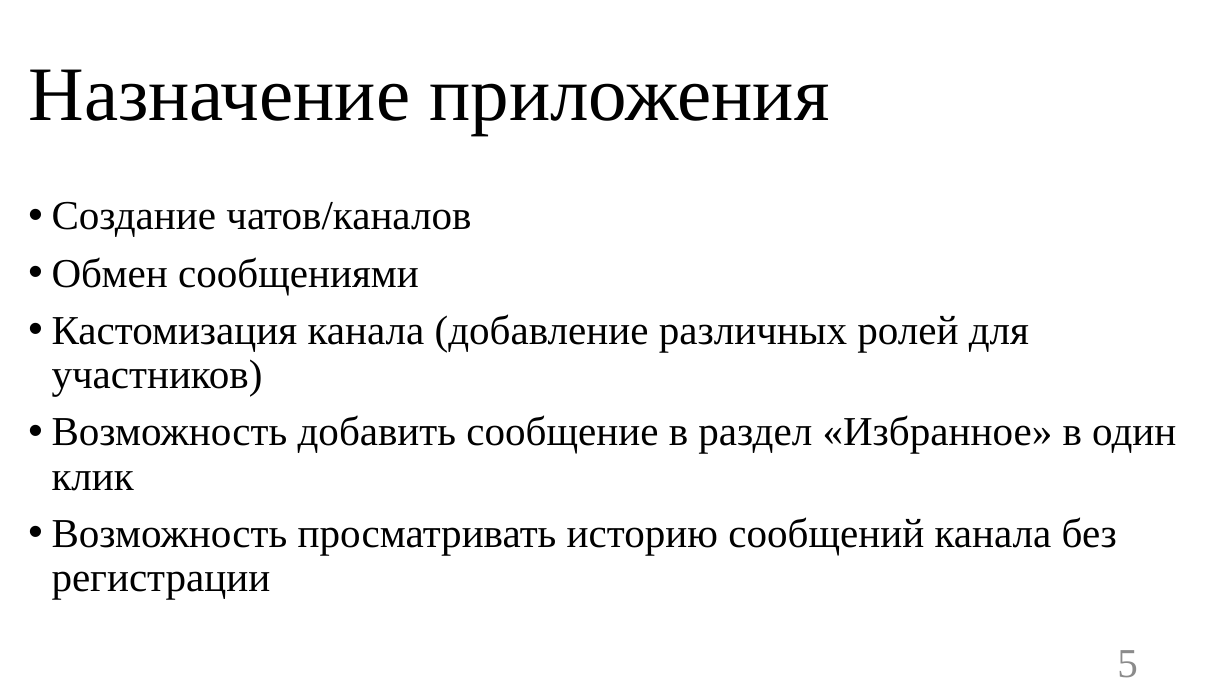
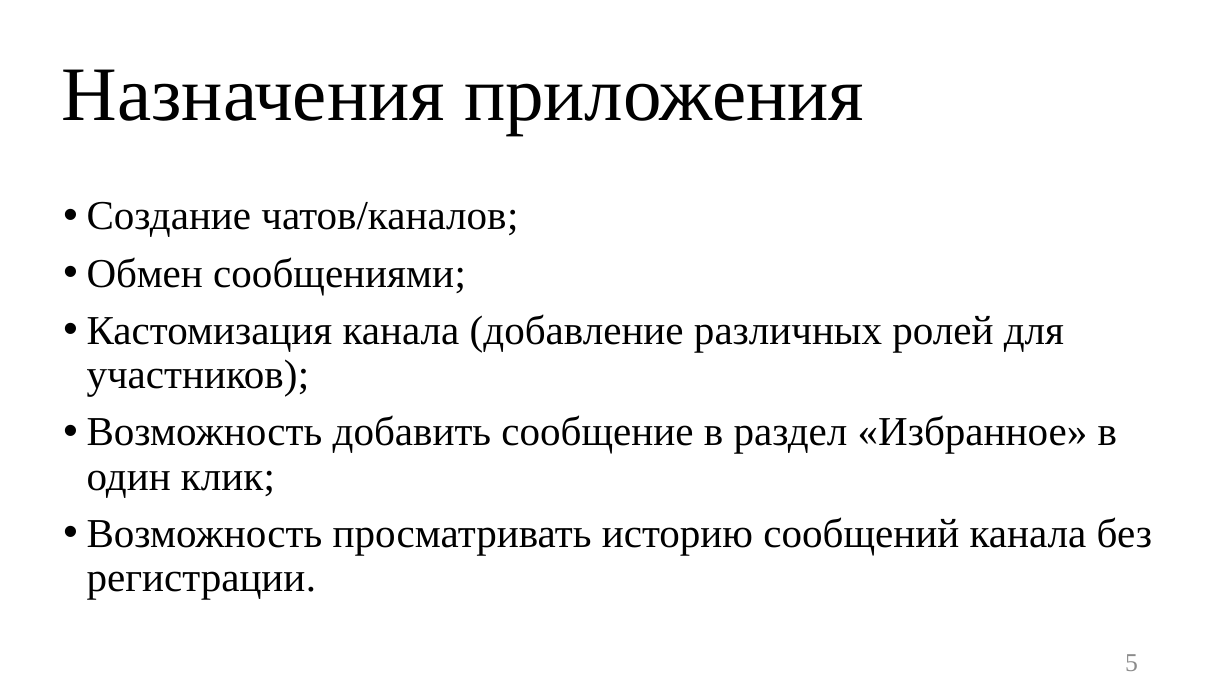
Before and after one commit to TouristTokyo/messenger_project, a slide deck: slide 5 of Documents/Презентация.pptx. Drawn at 1232x693 pixels with LibreOffice and Linux fonts; fonts in the diff are those of the drawing. Boxes give left, top, right and bottom in pixels: in the first picture for what was removed or moved away, otherwise in the second. Text is boxed around its words. In the diff, an @@ line names an element or a change of style, - is before the commit and + after.

Commit message:
added presentation

```diff
--- a/Documents/Презентация.pptx
+++ b/Documents/Презентация.pptx
@@ title at bbox=[62, 69, 864, 135]: text changed @@
-Назначение приложения
+Назначения приложения
@@ text at bbox=[87, 201, 1152, 599]: text changed @@
-• Создание чатов/каналов
-• Обмен сообщениями
-• Кастомизация канала (добавление различных ролей для участников)
-• Возможность добавить сообщение в раздел «Избранное» в один клик
-• Возможность просматривать историю сообщений канала без регистрации
+• Создание чатов/каналов;
+• Обмен сообщениями;
+• Кастомизация канала (добавление различных ролей для участников);
+• Возможность добавить сообщение в раздел «Избранное» в один клик;
+• Возможность просматривать историю сообщений канала без регистрации.
@@ page number at bbox=[1125, 654, 1138, 671]: size 32 to 20 pt @@
```
Also in this commit, not shown: 9 other slides changed, 12 slides added, 2 slides removed, 1 other file.
